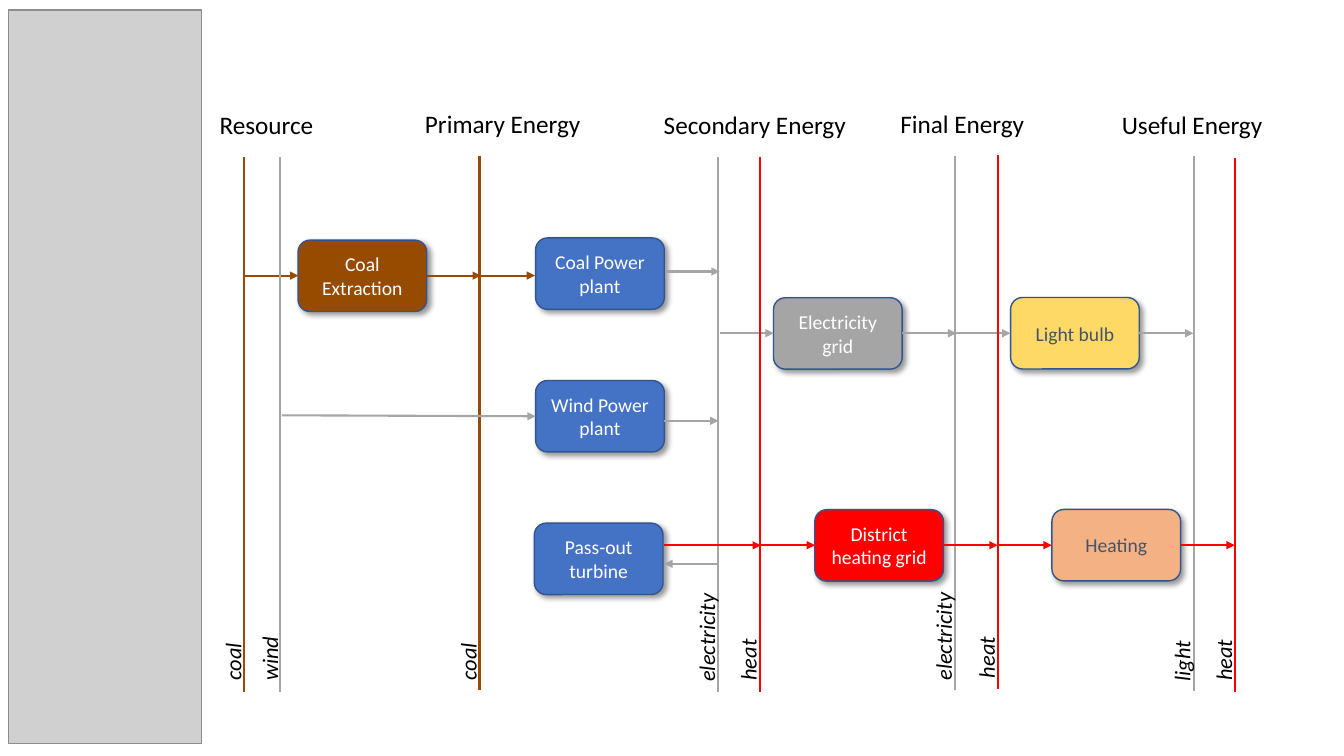
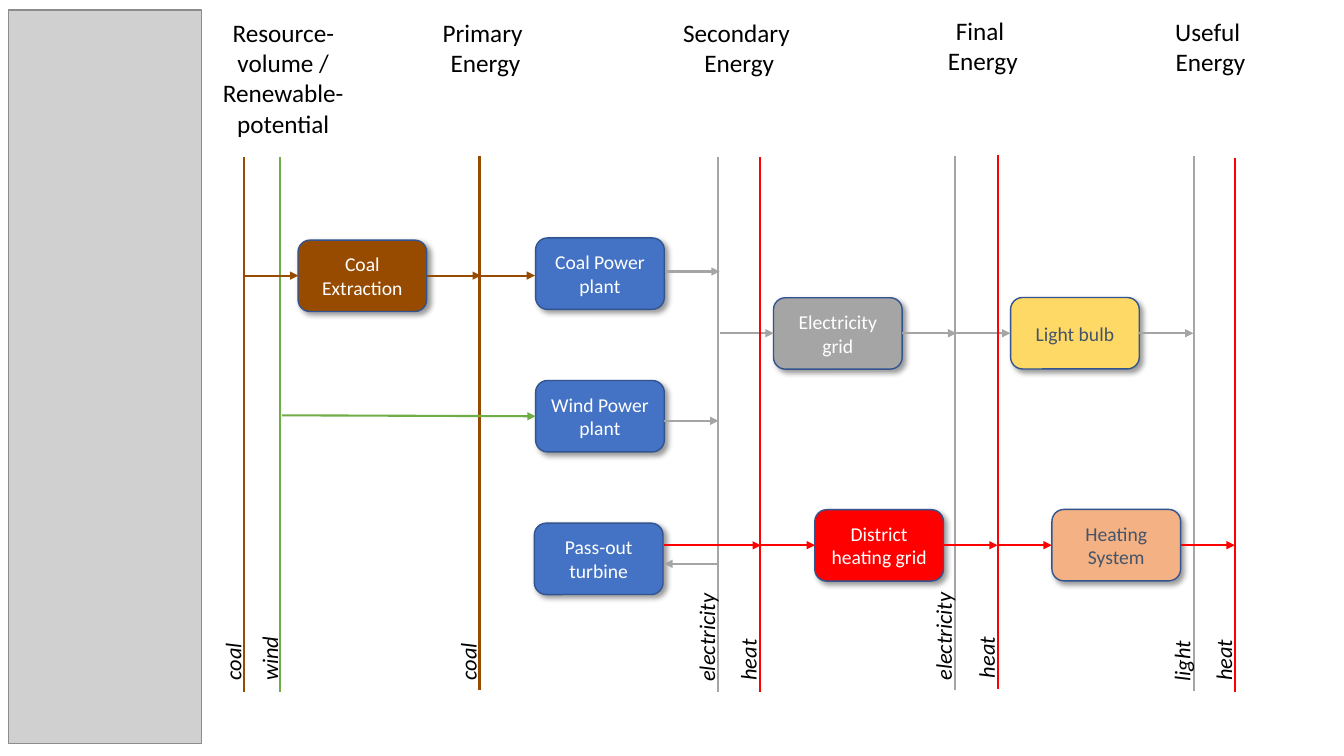
Before and after one commit to iiasa/message_ix, a slide deck: slide 1 of tutorial/westeros/_static/westeros_res.pptx. Drawn at 1344x756 pixels with LibreOffice and Linux fonts; fonts in the diff are those of the drawing; grey boxes stand for pictures. Boxes give left, top, right and bottom in pixels: in the first picture for what was removed or moved away, otherwise in the second. Text is boxed around its words. In the diff, an @@ line names an element or a change of style, - is before the commit and + after.

```diff
--- a/tutorial/westeros/_static/westeros_res.pptx
+++ b/tutorial/westeros/_static/westeros_res.pptx
@@ text at <box>223,25,343,137</box>: text changed @@
-Resource
+Resource-volume /
+Renewable- potential
@@ text at <box>443,24,523,77</box>: text changed @@
-Primary Energy
+Primary
+Energy
@@ text at <box>683,24,790,77</box>: text changed @@
-Secondary Energy
+Secondary
+Energy
@@ text at <box>948,22,1018,75</box>: text changed @@
-Final Energy
+Final
+Energy
@@ text at <box>1175,23,1246,76</box>: text changed @@
-Useful Energy
+Useful
+Energy
@@ line (280, 157) - (280, 692): stroke #A5A5A5 1.5 pt to #70AD47 1.5 pt @@
@@ arrow (282, 415) - (535, 416): stroke #A5A5A5 1.5 pt to #70AD47 1.5 pt @@
@@ text in rounded rectangle at <box>1088,551,1145,567</box>: paragraph added @@
+System
```
Also in this commit, not shown: 5 other slides changed, 2 other files.
